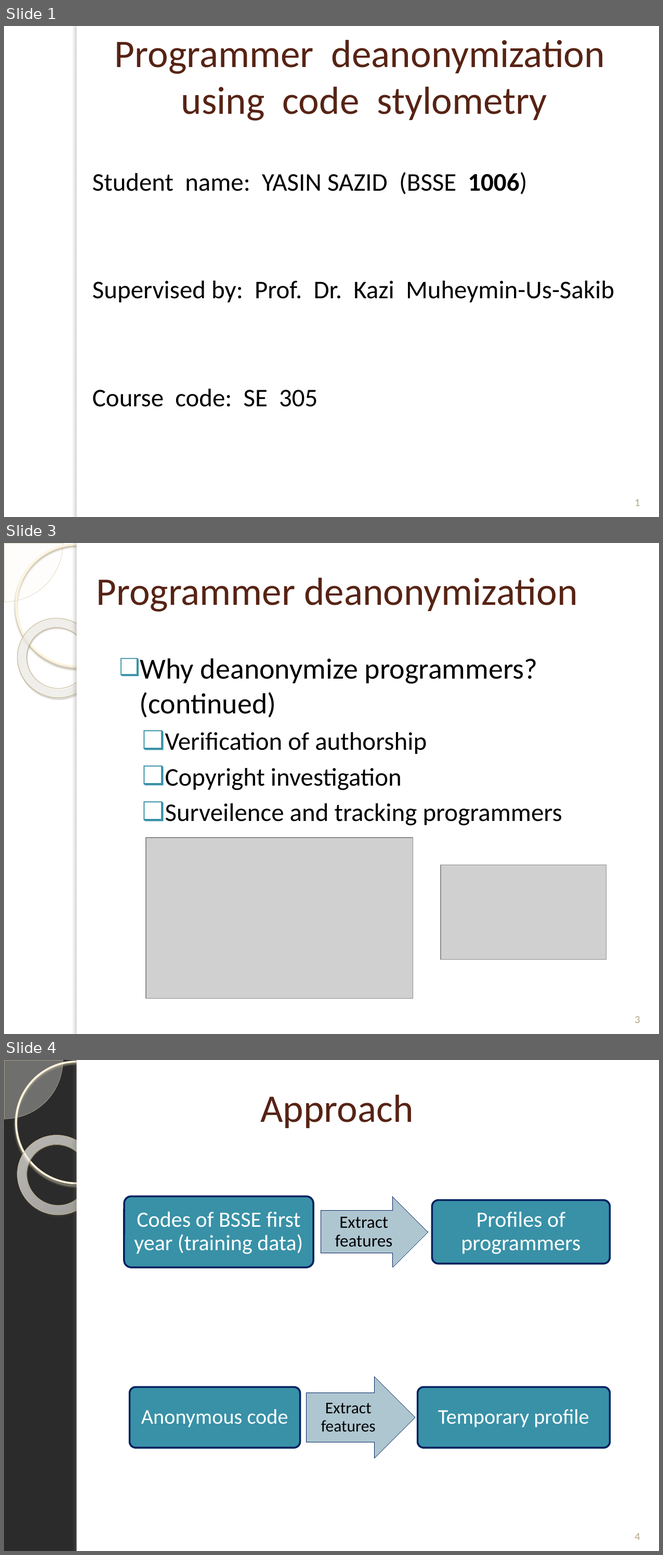
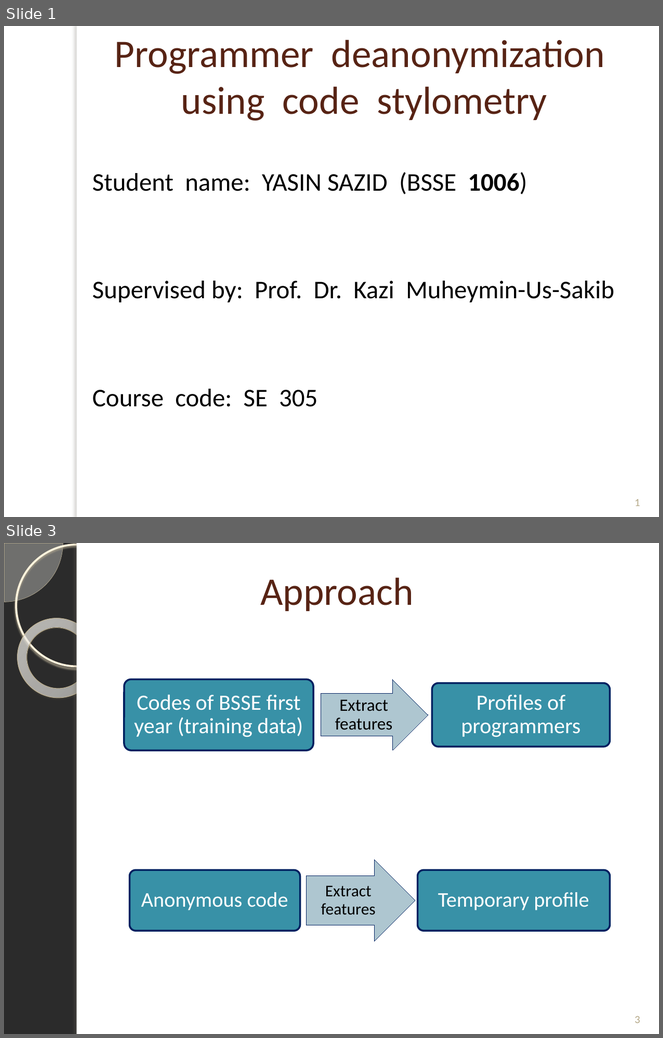
Before and after one commit to Yasin55189/SPL-1, a slide deck: final presentation.pptx. Shown one above the other, each under a label of ours: slides 1, 3 and 4 before the commit, slides 1 and 3 after it; the slides between them are not shown. The pictures are 663x1555 and 663x1038 pixels, drawn with LibreOffice and Linux fonts; fonts in the diff are those of the drawing; grey boxes stand for pictures; background and template pictures are left out; a plain dark background stands for a picture behind light text. Boxes give left, top, right and bottom in pixels: in the first picture for what was removed or moved away, otherwise in the second. Text is boxed around its words. In the diff, an @@ line names an element or a change of style, - is before the commit and + after.

```diff
--- a/final presentation.pptx
+++ b/final presentation.pptx
@@ slide 3 removed at box(4, 543, 659, 1034), background picture (left out); not listed: 5 template elements that a slide beside it also shows @@
@@ title removed at box(96, 577, 578, 612) @@
-Programmer deanonymization
@@ text removed at box(140, 658, 562, 826) @@
-❑ Why deanonymize programmers? (continued)
-  ❑ Verification of authorship
-  ❑ Copyright investigation
-  ❑ Surveilence and tracking programmers
@@ picture removed at box(146, 838, 413, 999) @@
@@ picture removed at box(441, 865, 607, 960) @@
@@ page number removed at box(635, 1016, 640, 1023) @@
-3
@@ what was slide 4 is now slide 3 @@
@@ page number at box(635, 1016, 640, 1023): text changed @@
-4
+3
```
Also in this commit, not shown: 6 slides changed, 1 slide added, 1 other slide removed.
